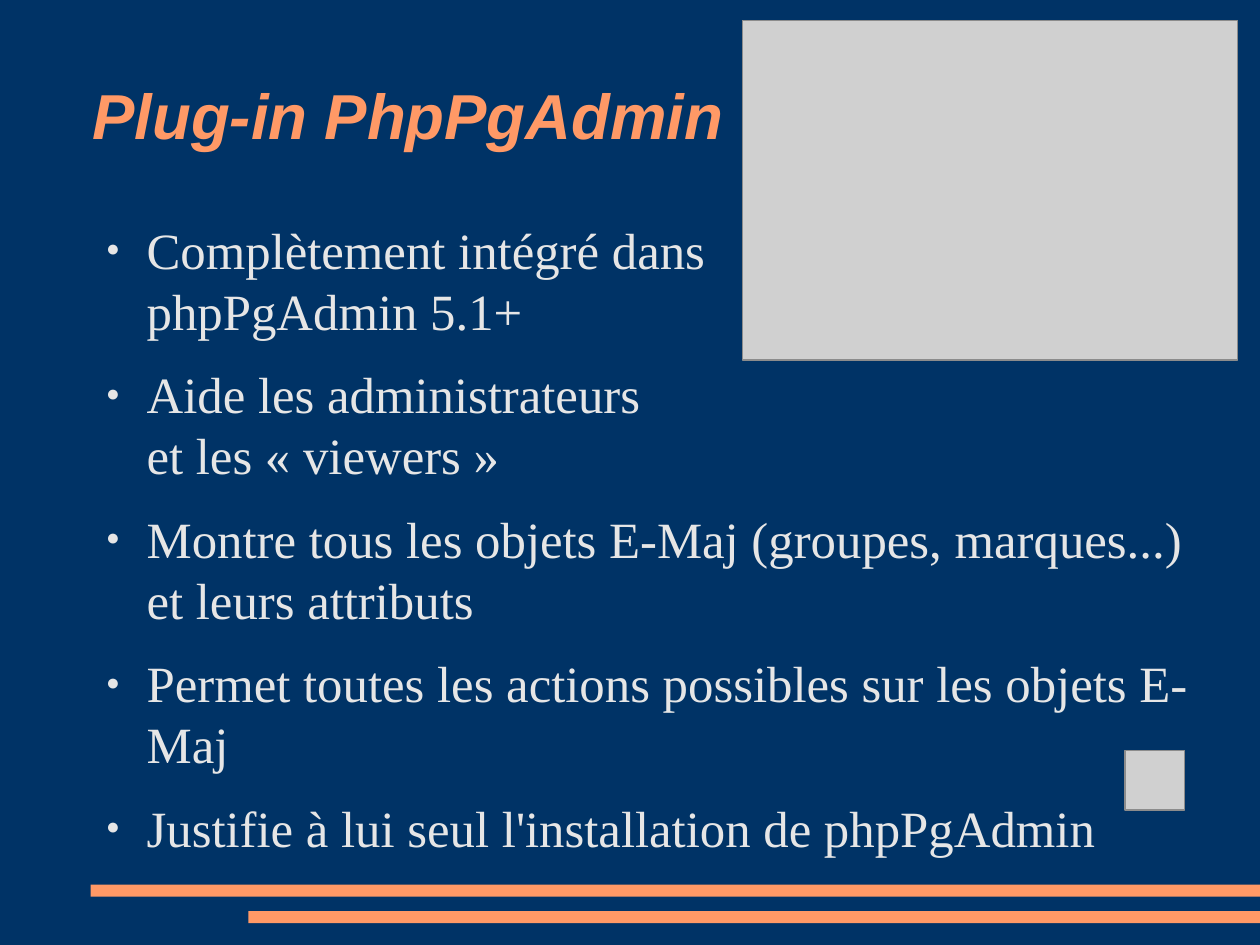
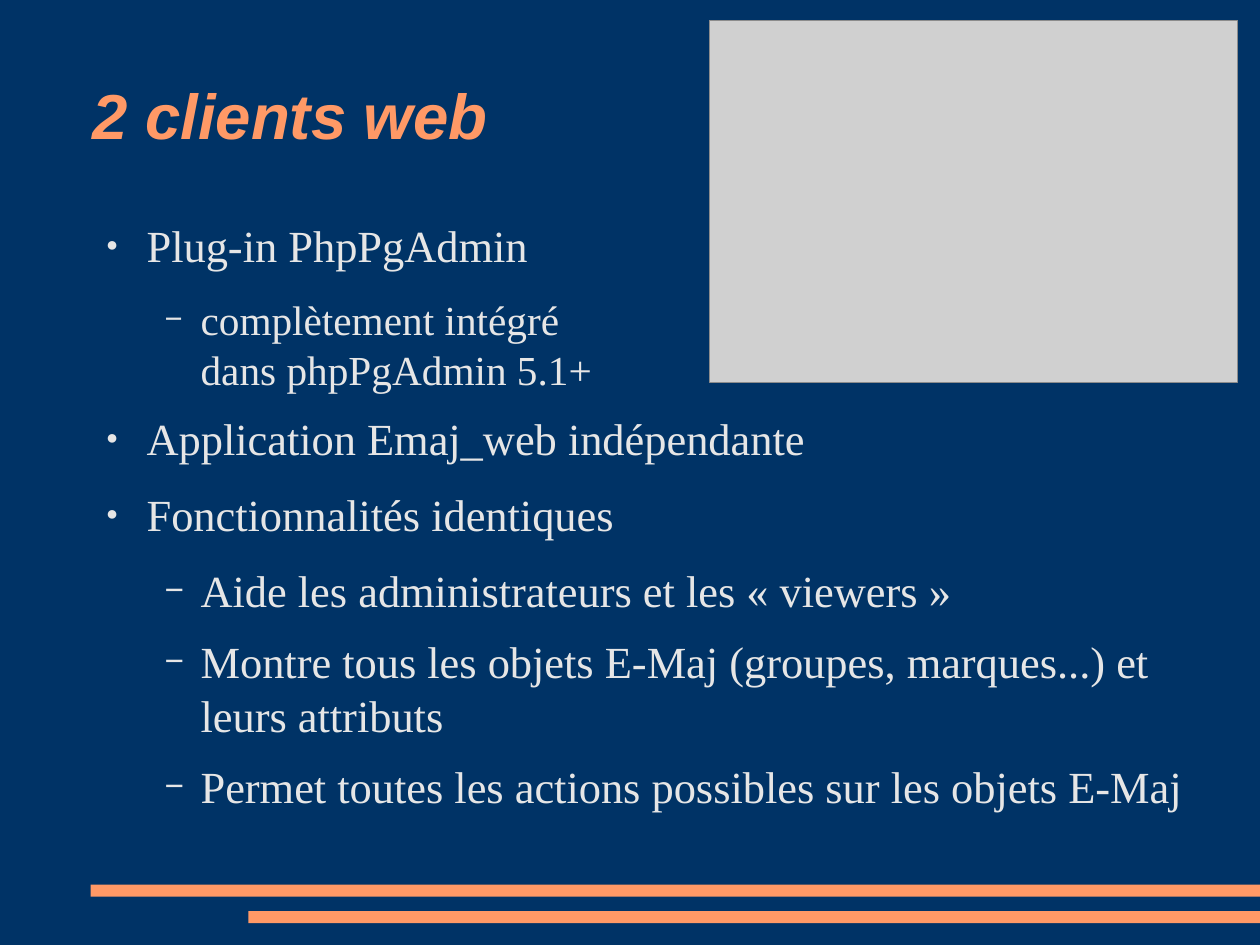
Before and after one commit to beaud76/emaj_doc, a slide deck: slide 37 of Emaj_pres_fr.odp. Drawn at 1260x945 pixels with LibreOffice and Linux fonts; fonts in the diff are those of the drawing; grey boxes stand for pictures. Boxes give left, top, right and bottom in pixels: in the first picture for what was removed or moved away, otherwise in the second. Text is boxed around its words. In the diff, an @@ line names an element or a change of style, - is before the commit and + after.

```diff
--- a/Emaj_pres_fr.odp
+++ b/Emaj_pres_fr.odp
@@ picture: place and size @@
-picture at <box>743,21,1238,360</box>
+picture at <box>710,21,1238,383</box>
@@ title at <box>93,93,487,140</box>: text changed @@
-Plug-in PhpPgAdmin
+2 clients web
@@ text at <box>147,231,805,540</box>: text changed; size 32 to 28 pt @@
-● Complètement intégré dans
-  phpPgAdmin 5.1+
+● Plug-in PhpPgAdmin
+  − complètement intégré
+    dans phpPgAdmin 5.1+
+● Application Emaj_web indépendante
+● Fonctionnalités identiques
@@ text at <box>201,576,1181,812</box>: size 32 to 28 pt in "Aide les administrateurs et les « viewers ...", "Montre tous les objets E-Maj (groupes, marques...) ...", "Permet toutes les actions possibles sur les ..."; bullet ● to −; list level 1 to 2 in "Aide les administrateurs et les ..."; list level 1 to 2 in "Montre tous les objets E-Maj ..."; list level 1 to 2 in "Permet toutes les actions possibles ..." @@
@@ picture removed at <box>1125,750,1185,810</box> @@
@@ text at <box>147,811,1095,857</box>: paragraph removed @@
-● Justifie à lui seul l'installation de phpPgAdmin
```
Also in this commit, not shown: 7 other slides changed, 3 other files.
